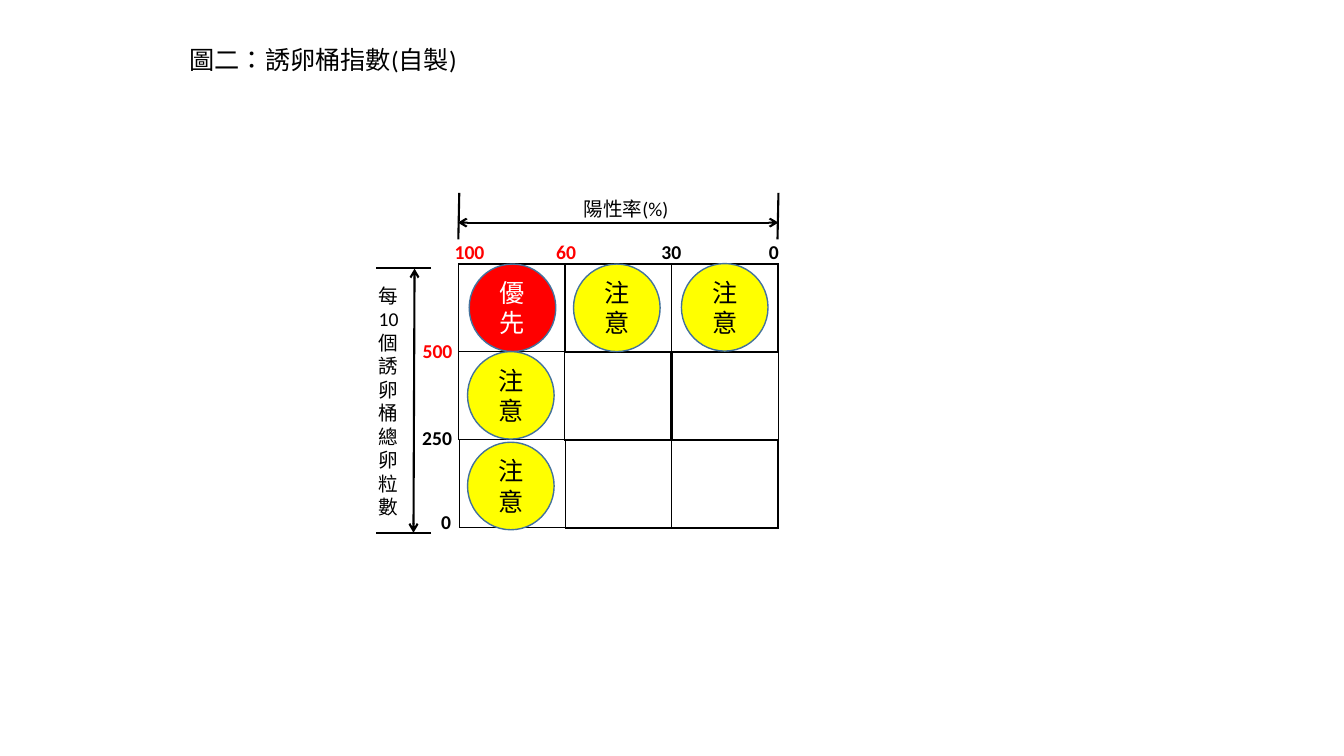
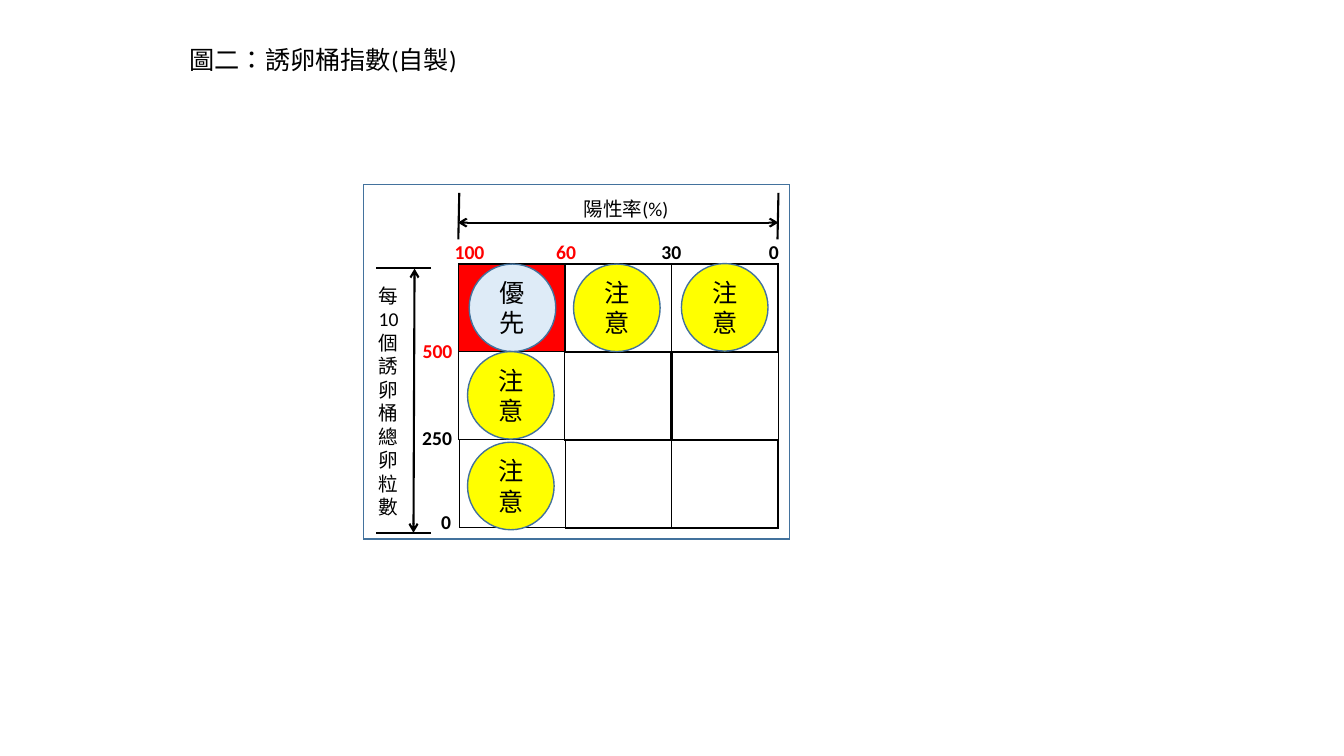
Before and after one commit to hungtai/mylinebot, a slide deck: slide 1 of 用的圖.pptx. Drawn at 1344x756 pixels with LibreOffice and Linux fonts; fonts in the diff are those of the drawing. Boxes give left, top, right and bottom in pixels: in the first picture for what was removed or moved away, otherwise in the second. Text is boxed around its words. In the diff, an @@ line names an element or a change of style, - is before the commit and + after.

```diff
--- a/用的圖.pptx
+++ b/用的圖.pptx
@@ rectangle added at (363,185,789,539), outline #43739E 1 pt @@
@@ rectangle at (459,264,566,352): fill #FFFFFF to #FF0000 @@
@@ ellipse "優先" at (469,264,556,352): text colour #FFFFFF to #000000; fill #FF0000 to #DEEBF7 @@
```
Also in this commit, not shown: 1 other slide changed, 2 other files.
